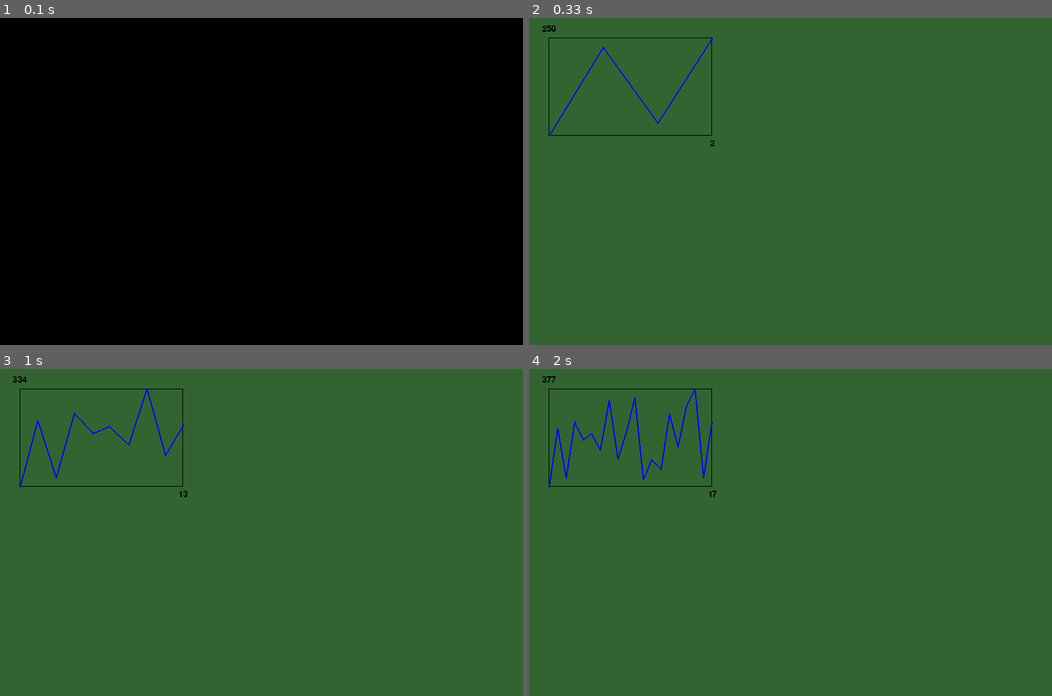
Above: before the commit, frames 1-4 (two rows, left to right).
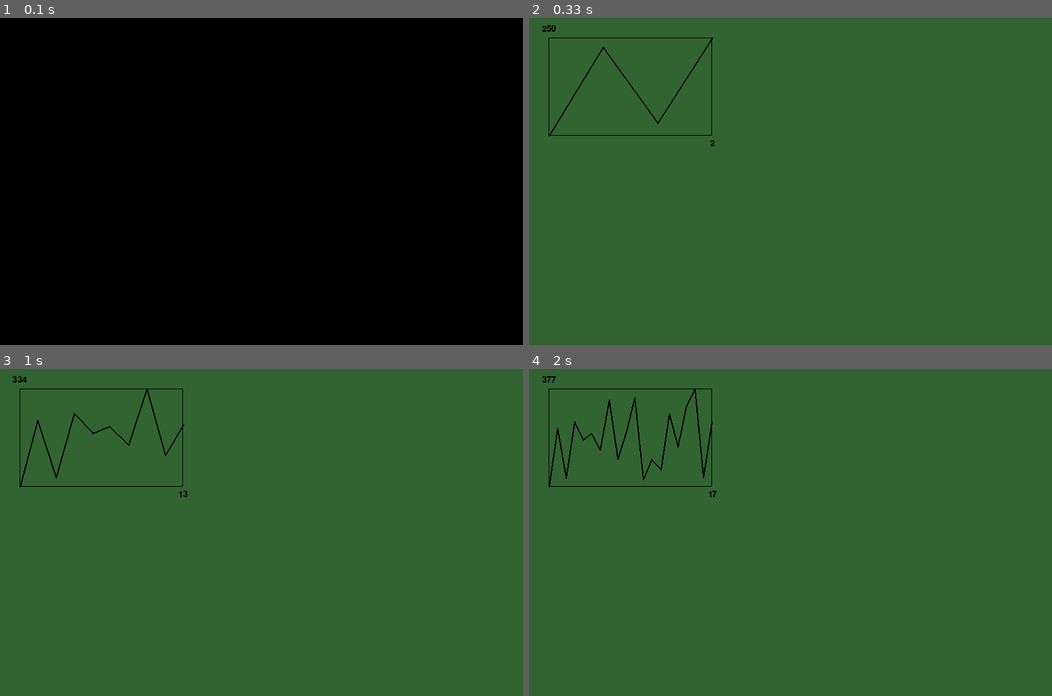
Above: after the commit, the same moments.

Repository: vallenov/pygamegraph
Game: pygame game, started from example.py
The game is run twice, just before and just after one commit, with the same random seed, the same clock (stepped at 60 frames per second) and the same inputs.
Inputs:
- Up to frame 1 (0.1 s): no input
- Up to frame 2 (0.33 s): no input
- Up to frame 3 (1 s): no input
- Up to frame 4 (2 s): no input

Frame 1 is identical in both runs. In frame 2, 0.2% of the frame differs, in the area x 3-36%, y 6-37%; in frame 3, 0.3%; in frame 4, 0.6%.

Commit message:
add title + some changes

Diff:
--- a/pygamegraph/base_graph.py
+++ b/pygamegraph/base_graph.py
@@ -18,19 +18,20 @@
         self.x_list = x
         self.y_list = y
         self.size = size  # size of graph
+        self._common_text_size = (self.size[0] + self.size[1]) // 20
+        self._title_text_size = (self.size[0] + self.size[1]) // 15
         self.scale = 20
-        self.color = Constants.BLACK.value  # line color
+        self.line_color = Constants.BLACK.value  # line color
         self.part_size = self.size[0] / self.scale
         self.image = pygame.Surface(size, 5)
         self.image.fill(Constants.BLACK.value)
         self.rect = self.image.get_rect()
-        self.y_top_text = Text(20)  # print max(self.y_list) on the left-top edge
-        self.x_bottom_text = Text(20)  # print last element self.x_list on the right-bottom edge
-        # self.y_last_value = Text(20)
-        self.xlabel = Text(20)  # name of x axis
-        self.ylabel = Text(20)  # name of y axis
+        self.y_top_text = Text(self._common_text_size)  # print max(self.y_list) on the left-top edge
+        self.x_bottom_text = Text(self._common_text_size)  # print last element self.x_list on the right-bottom edge
+        self.title = Text(self._title_text_size)
+        self.xlabel = Text(self._common_text_size)  # name of x axis
+        self.ylabel = Text(self._common_text_size)  # name of y axis
         self.ylabel.angle = 90
-        self.compress = True
 
     @staticmethod
     def _compress(lst):
@@ -51,9 +52,6 @@
         return lst
 
     def update(self):
-        if self.compress and len(self.x_list) >= self.size[0] // 5:
-            self.x_list = self._compress(self.x_list)
-            self.y_list = self._compress(self.y_list)
         self.y_top_text.update(text=str(max(self.y_list)),
                                xy=(self.rect.left, self.rect.top - self.ylabel.size),
                                color=Constants.BLACK.value)
@@ -61,28 +59,27 @@
                                   xy=(self.rect.right, self.rect.bottom + self.ylabel.size // 4),
                                   color=Constants.BLACK.value)
         self.ylabel.update(xy=(self.rect.left - self.ylabel.size // 2,
-                               self.rect.centery - self.ylabel.size * 2),
+                                self.rect.top + self.ylabel.size * 2),
                            color=Constants.BLACK.value)
         self.xlabel.update(xy=(self.rect.centerx, self.rect.bottom + 5),
                            color=Constants.BLACK.value)
+        self.title.update(xy=(self.rect.centerx, self.rect.top - self.title.size),
+                          color=Constants.BLACK.value)
         self.scale = len(self.x_list)
-        # self.y_last_value.update(text=str(self.y_list[-1]),
-        #                    xy=(self.rect.right + 10, startxy[1] - 5),
-        #                    color=Constants.BLACK.value)
 
     def draw(self):
         pygame.draw.rect(pygame.display.get_surface(), Constants.BLACK.value, self, 1)
         percent = max(self.y_list) if max(self.y_list) > 0 else 1
         startxy = (self.rect.left, self.rect.bottom)
         self.part_size = self.size[0] / self.scale
+        self.title.draw()
         self.y_top_text.draw()
         self.x_bottom_text.draw()
         self.ylabel.draw()
         self.xlabel.draw()
-        # self.y_last_value.draw()
         for part in range(self.scale):
             pygame.draw.line(pygame.display.get_surface(),
-                             self.color,
+                             self.line_color,
                              startxy,
                              (self.rect.left + int((part + 1) * self.part_size),
                               self.rect.bottom - (self.y_list[part] / percent) * self.size[1]), 2)
